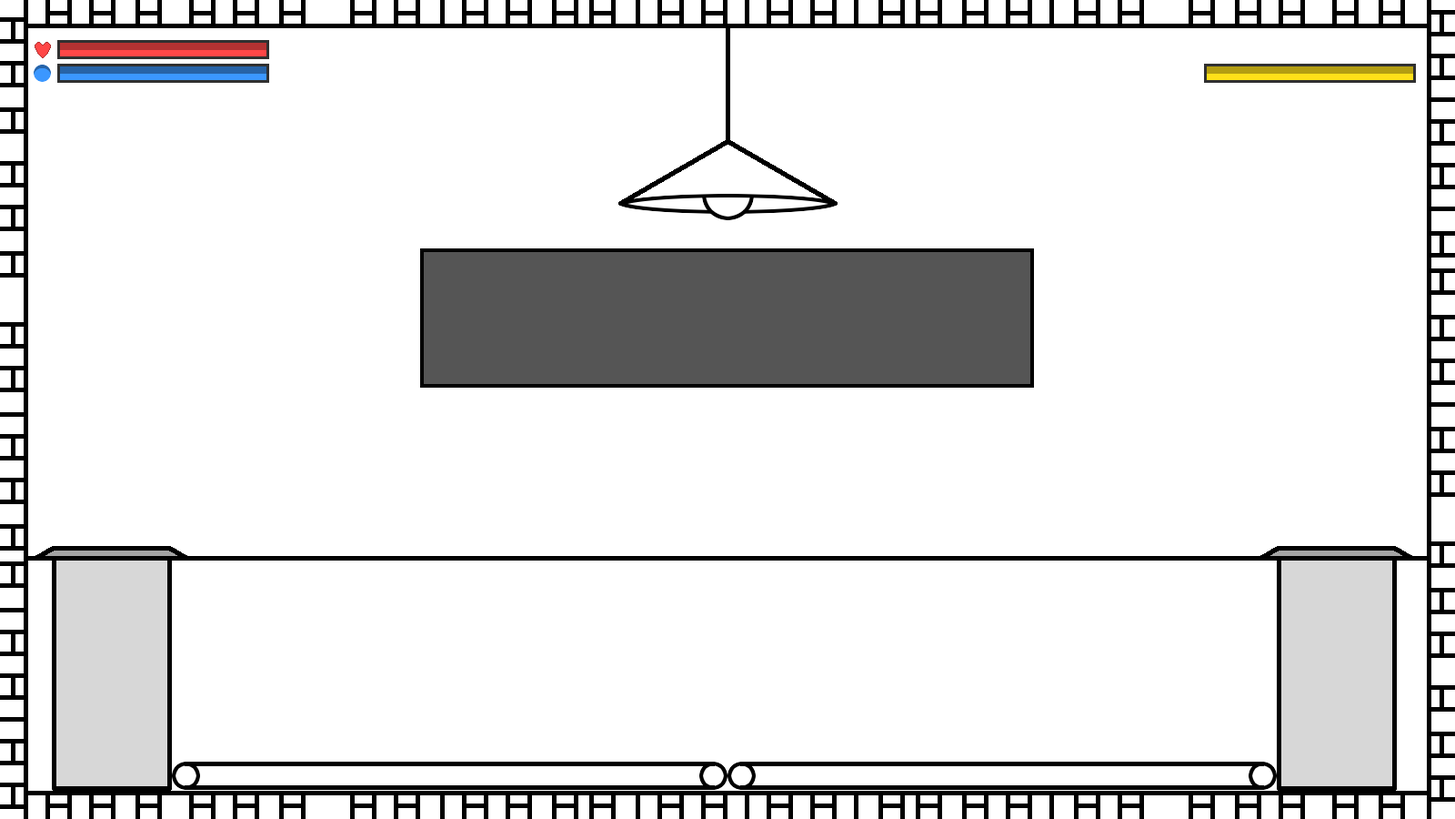
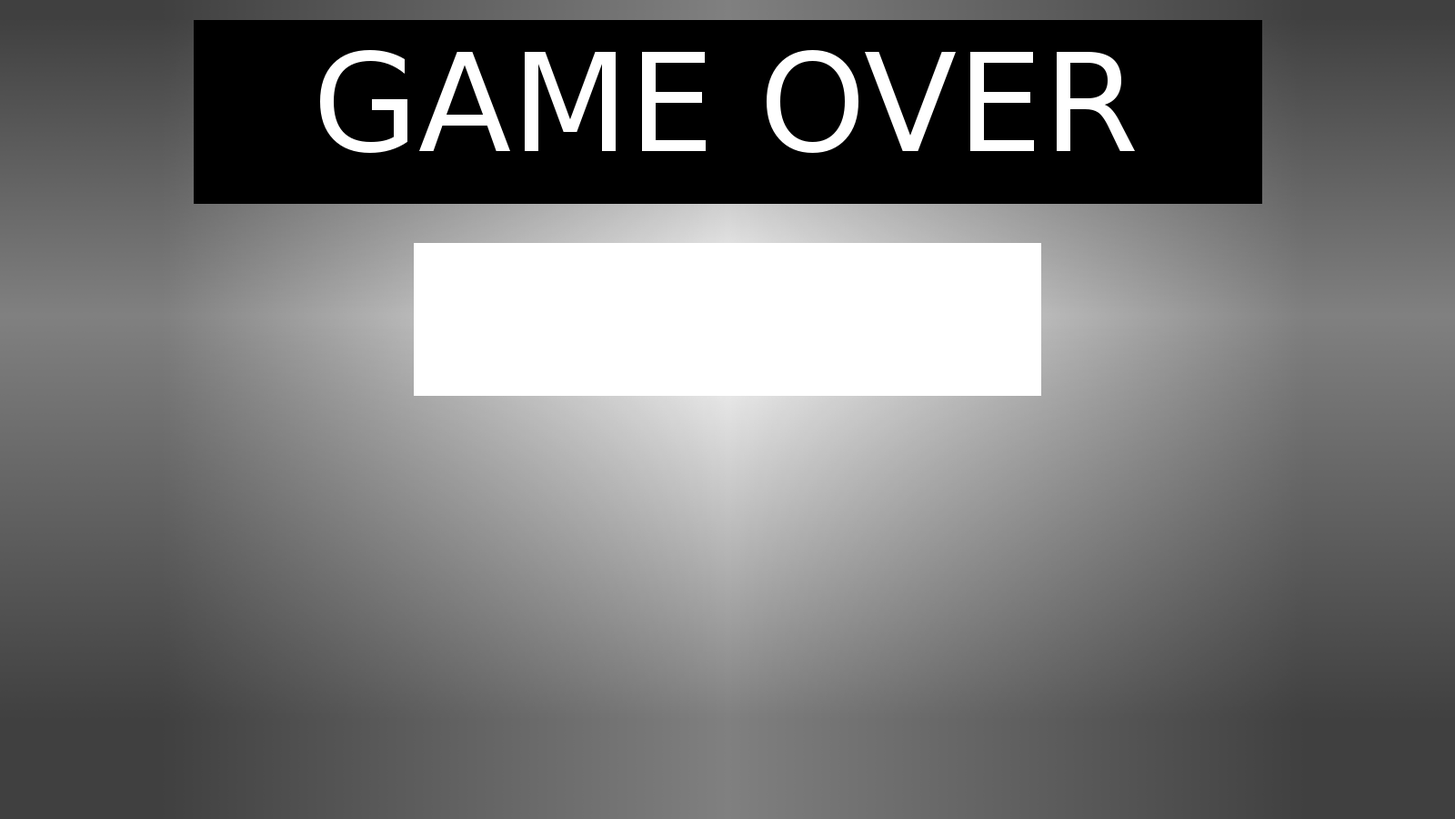
Before/after of a w=1455, h=819 layered artwork. What changed in the layer stack:
added group "End" with 3 layers above "Start #1" over [0, 0, 1455, 819]
added layer "GAME OVER" in group "End" over [320, 50, 1136, 153]
added layer "End #1" in group "End" over [193, 20, 1263, 204]
added layer "Overlay-end" in group "End" over [0, 0, 1455, 819]
hid group "GUI" (7 layers) over [33, 40, 1417, 388]
hid "Light" over [618, 28, 838, 221]
hid group "Udg" (3 layers) over [23, 545, 1432, 791]
hid "Murs" over [0, 0, 1455, 819]
hid "Background" over [0, 0, 1455, 819]
